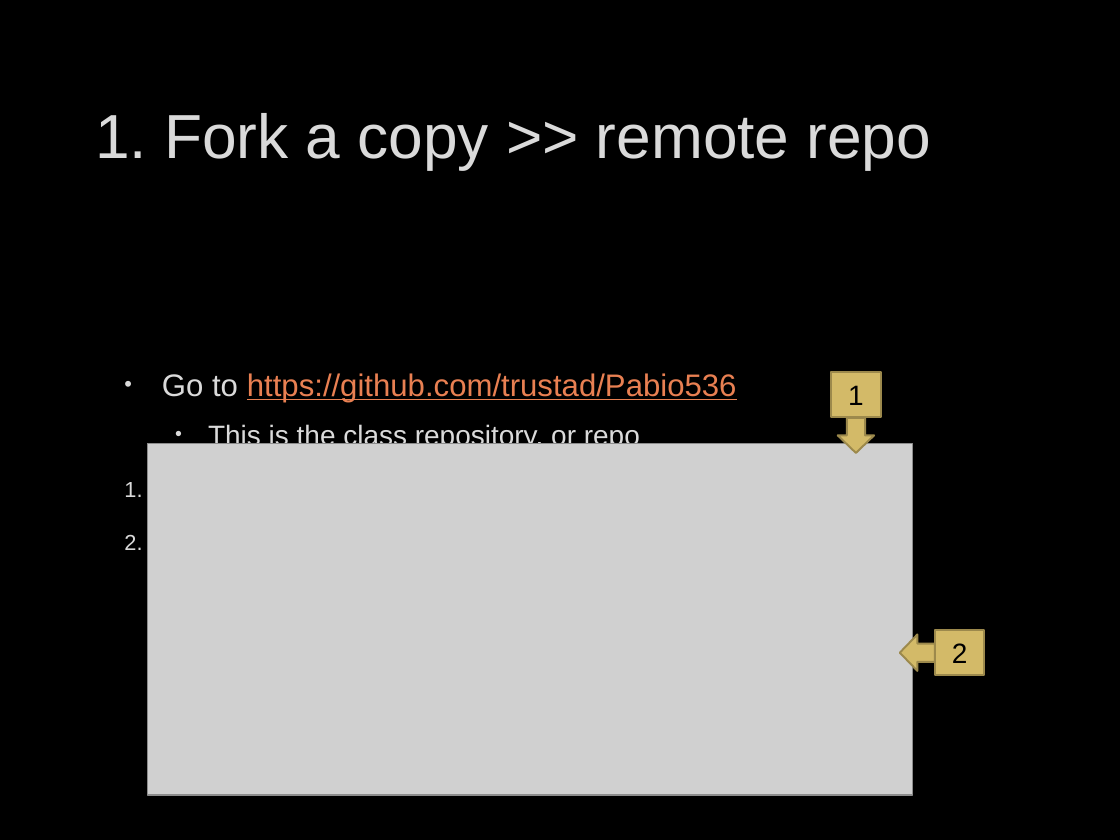
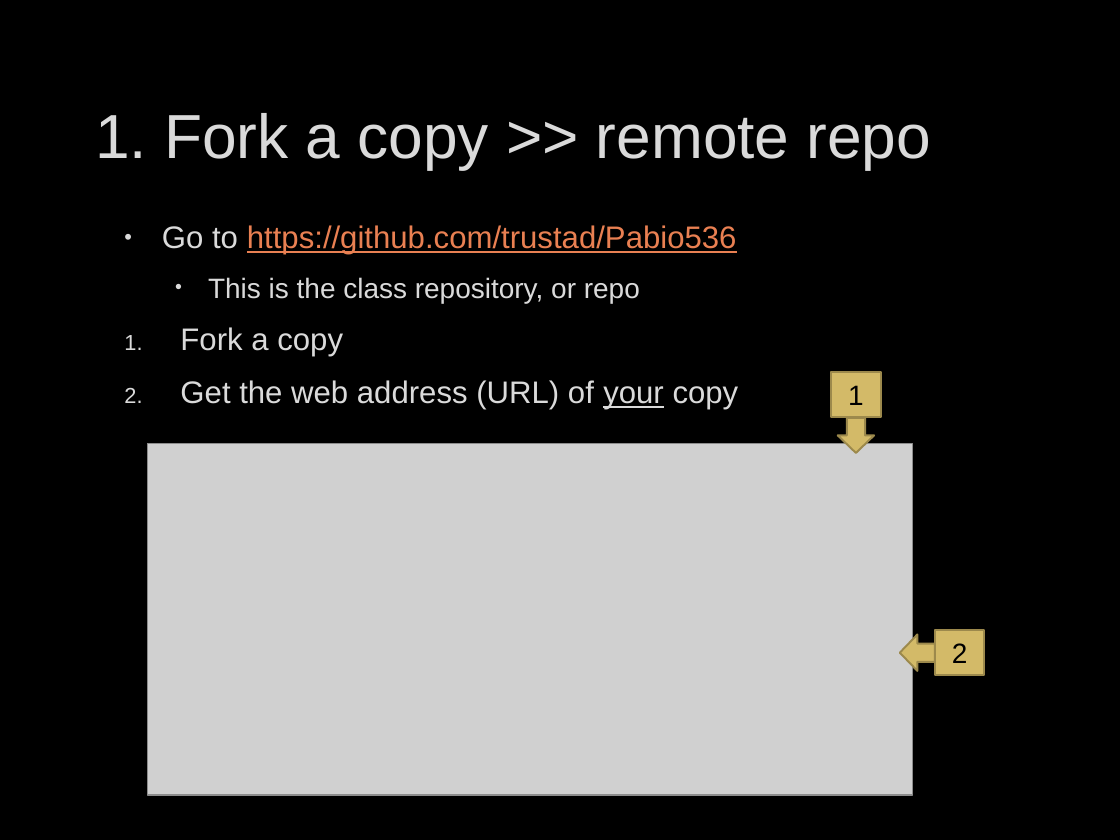
Before and after one commit to fdmast/Pabio536, a slide deck: slide 8 of C1_Introduction/ClassOne.GithubIntro.pptx. Drawn at 1120x840 pixels with LibreOffice and Linux fonts; fonts in the diff are those of the drawing; grey boxes stand for pictures; background and template pictures are left out. Boxes give left, top, right and bottom in pixels: in the first picture for what was removed or moved away, otherwise in the second. Text is boxed around its words. In the diff, an @@ line names an element or a change of style, - is before the commit and + after.

```diff
--- a/C1_Introduction/ClassOne.GithubIntro.pptx
+++ b/C1_Introduction/ClassOne.GithubIntro.pptx
@@ text "Go to https://github.com/trustad/Pabio536" at bbox=[162, 225, 739, 409]: vertical alignment middle to top @@
```
Also in this commit, not shown: 1 other slide changed, 2 slides removed, 4 other files.
